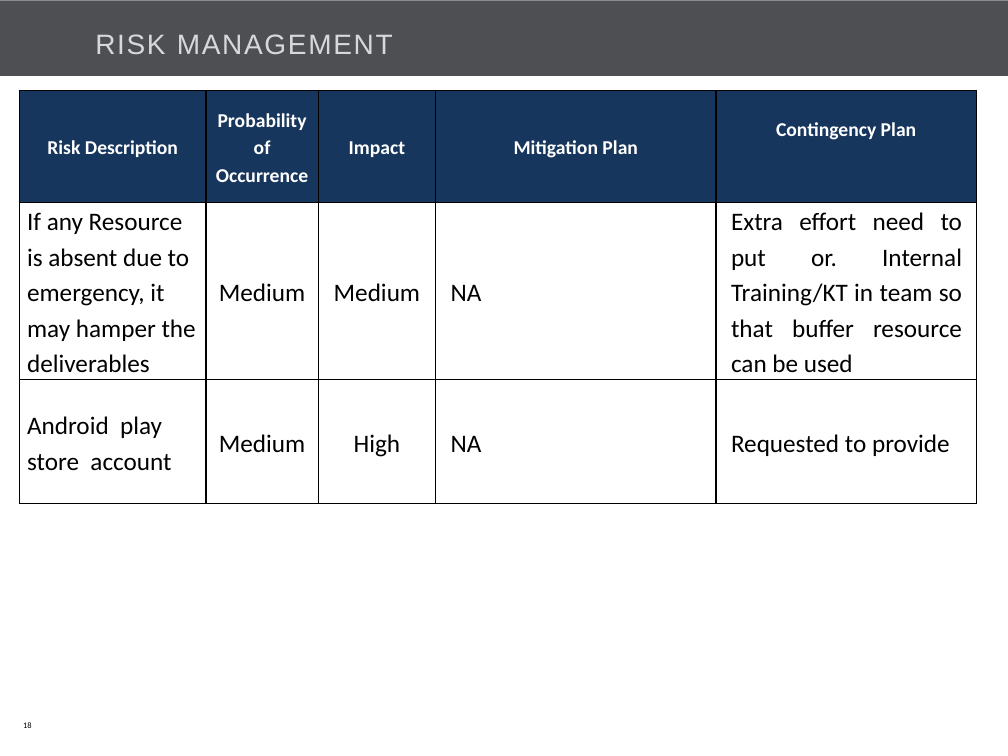
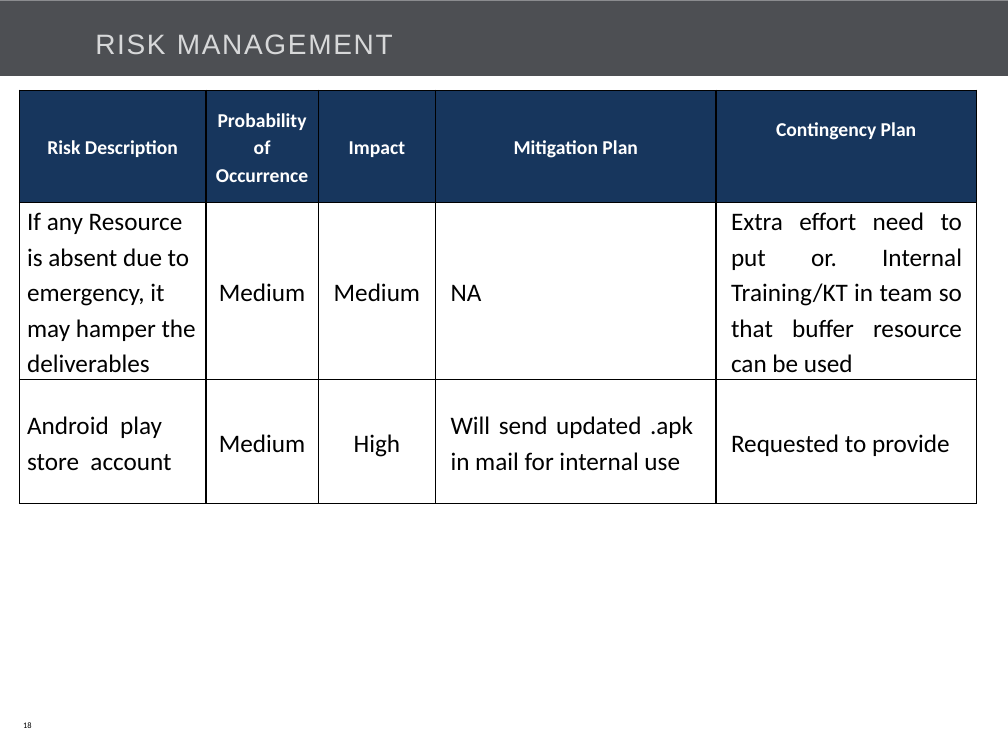
Before and after one commit to Bajarangi/demo, a slide deck: slide 18 of trunk/EasiCab/Documents/EASiCab_POC_kick off.pptx. Drawn at 1008x756 pixels with LibreOffice and Linux fonts; fonts in the diff are those of the drawing; background and template pictures are left out. Boxes give left, top, right and bottom in pixels: in the first picture for what was removed or moved away, otherwise in the second. Text is boxed around its words. In the diff, an @@ line names an element or a change of style, - is before the commit and + after.

```diff
--- a/trunk/EasiCab/Documents/EASiCab_POC_kick off.pptx
+++ b/trunk/EasiCab/Documents/EASiCab_POC_kick off.pptx
@@ table at [19,91,975,502] @@
-row 3, column 4: NA
+row 3, column 4: Will send updated .apk in mail for internal use
```
Also in this commit, not shown: 5 other slides changed, 1 slide removed.
